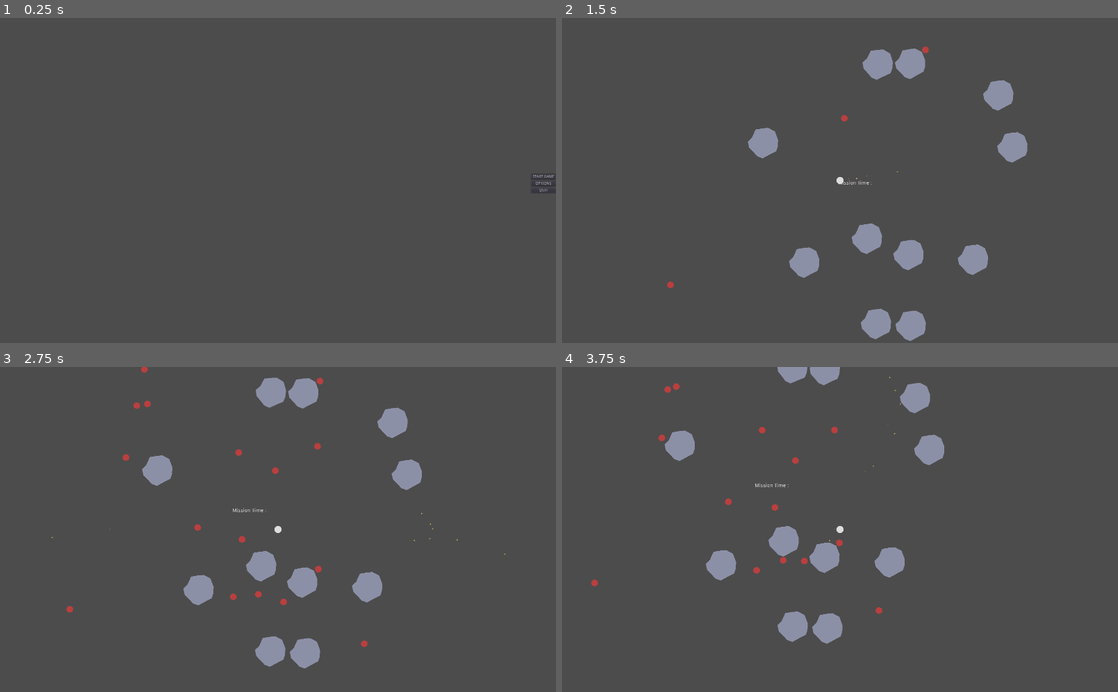
Above: before the commit, frames 1-4 (two rows, left to right).
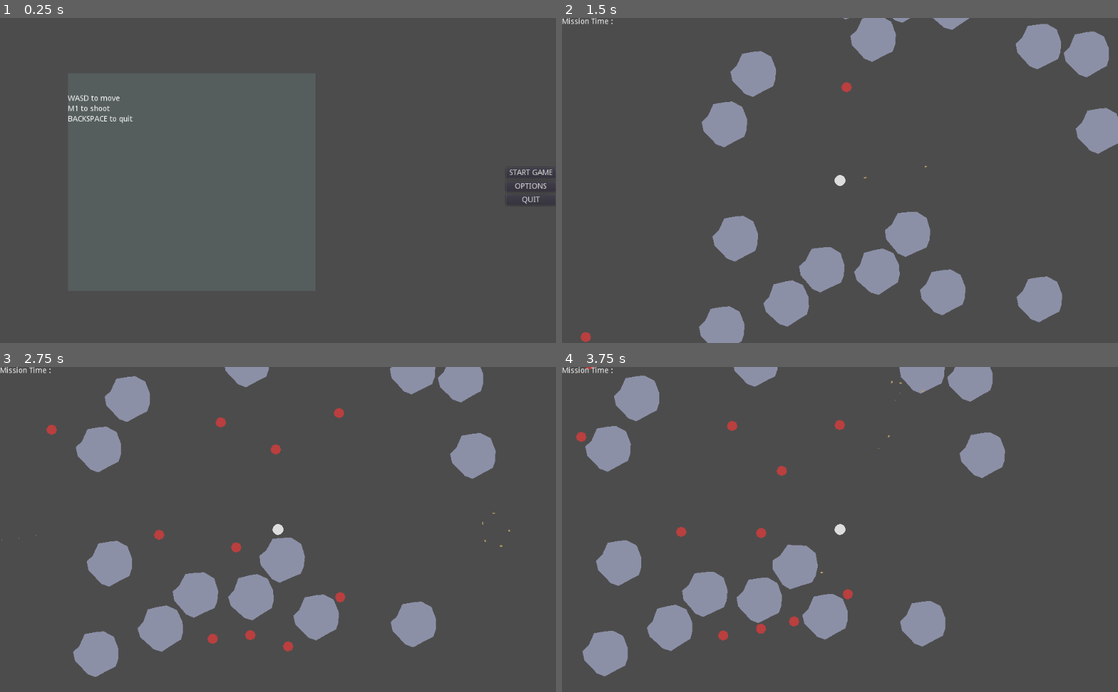
Above: after the commit, the same moments.

Repository: JeanShark-dev/godot-rock-survival
Game: Godot game, scene res://Main.tscn
Two runs of this game, one before a commit and one after it. Both use one fixed random seed, a clock stepped at 60 frames per second and the inputs below.
Inputs (mouse positions are in pixels of both pictures, inside the frame that each line leads up to):
- Up to frame 1 (0.25 s): no input
- Up to frame 2 (1.5 s): click "START GAME" at 0.5 s; move the mouse to (962, 164) at 1.27 s; press the mouse at (962, 164) at 1.28 s; hold D (gp_right) from 1.28 s (still down)
- Up to frame 3 (2.75 s): move the mouse to (166, 545) at 2.02 s; release D (gp_right) at 2.03 s; release the mouse at (166, 545) at 2.03 s; hold S (gp_down) from 2.03 s (still down); click (166, 545) at 2.1 s
- Up to frame 4 (3.75 s): move the mouse to (895, 458) at 2.77 s; release S (gp_down) at 2.78 s; press the mouse at (895, 458) at 2.78 s; hold D (gp_right) 2.78-3.53 s; move the mouse to (812, 594) at 3.52 s; release the mouse at (812, 594) at 3.53 s; hold W (gp_up) from 3.53 s (still down); click (812, 594) at 3.6 s

The runs differ from the first frame. In frame 1, 0.5% of the frame differs, in the area x 12-100%, y 23-58%; in frame 2, 15%, in the area x 0-100%, y 0-100%; in frame 3, 15%; in frame 4, 14%.
Error after the commit: Parse Error: The identifier "missionTime" isn't declared in the current scope. (res://GameUI.gd:21)

Commit message:
possible UI fix + attempt at timer display

Diff:
--- a/9mm.gd
+++ b/9mm.gd
@@ -2,7 +2,7 @@
 
 var direction = Vector2()
 export var speed = 1000
-
+var damage = 20
 var source
 
 func shoot(aim_position, gun_position, fireSource, spread):
@@ -20,8 +20,9 @@
 	get_node("9mmHitbox").disabled = false
 
 func _on_9mm_body_shape_entered(body_id, body, body_shape, local_shape):
-	body.emit_signal("takingDamage", abs(linear_velocity.x+linear_velocity.y)/20, source)
-	$"9mmHitbox".disabled = true
+	body.emit_signal("takingDamage", damage, source)
+	#$"9mmHitbox".disabled = true
+	damage -= damage -1
 	get_node("Deaþtimer").start()
 	get_node("9mmTrail").emitting = false
 
--- /dev/null
+++ b/GameUI.gd
@@ -0,0 +1,23 @@
+extends Control
+
+
+# Declare member variables here. Examples:
+
+
+
+# Called when the node enters the scene tree for the first time.
+func _ready():
+	var missionTimeText = "Mission Time : %s "
+	var missionTime = 0
+	var missionTimeTextTrue = missionTimeText % str(missionTime)
+
+
+# Called every frame. 'delta' is the elapsed time since the previous frame.
+#func _process(delta):
+#	pass
+
+
+func _on_Timer_timeout():
+	missionTime += 1
+	missionTimeText = "Mission Time : "
+	$Label.text = missionTimeText
--- a/GameUI.tscn
+++ b/GameUI.tscn
@@ -1,13 +1,21 @@
-[gd_scene format=2]
+[gd_scene load_steps=2 format=2]
+
+[ext_resource path="res://GameUI.gd" type="Script" id=1]
 
 [node name="GameUI" type="Control"]
 anchor_right = 1.0
 anchor_bottom = 1.0
+script = ExtResource( 1 )
 __meta__ = {
 "_edit_use_anchors_": false
 }
 
 [node name="Label" type="Label" parent="."]
-margin_right = 40.0
+margin_right = 98.0
 margin_bottom = 14.0
 text = "Mission Time : "
+
+[node name="Timer" type="Timer" parent="Label"]
+autostart = true
+
+[connection signal="timeout" from="Label/Timer" to="." method="_on_Timer_timeout"]
--- a/Main.gd
+++ b/Main.gd
@@ -13,15 +13,17 @@
 func _ready():
 	pass
 
-func _process(delta):
-	pass
+func _process(_delta):
+	#$UIContainer/GameUI.set_position()
+	if Input.is_action_just_released("EMERGENCYQUIT"):
+		quitGame()
 
 func startGame():
 	spawnBucket = spawnBucketMax
 	randomize()
 	var player = load("PlayerContainer.tscn").instance()
 	add_child(player)
-	spawnBoulder(rand_range(1,20))
+	spawnBoulder(rand_range(1,40))
 	$SpawnTimer.start()
 
 func spawnEnemy(amount):
@@ -54,13 +56,14 @@
 func _on_MainMenu_GameStart():
 	startGame()
 	$UIContainer/MainMenu.hide()
-	$UIContainer/GameUI.show()
-
 
 func _on_MainMenu_QuitGame():
-	get_tree().quit()
+	quitGame()
 
 
 func _on_MissionTimer_timeout():
 	missionTime += 1
 	print(missionTime)
+
+func quitGame():
+	get_tree().quit()
--- a/Main.tscn
+++ b/Main.tscn
@@ -1,7 +1,6 @@
-[gd_scene load_steps=4 format=2]
+[gd_scene load_steps=3 format=2]
 
 [ext_resource path="res://MainMenu.tscn" type="PackedScene" id=1]
-[ext_resource path="res://GameUI.tscn" type="PackedScene" id=2]
 [ext_resource path="res://Main.gd" type="Script" id=4]
 
 [node name="Main" type="Node"]
@@ -17,14 +16,10 @@
 [node name="UIContainer" type="Control" parent="."]
 anchor_right = 1.0
 anchor_bottom = 1.0
-__meta__ = {
-"_edit_use_anchors_": false
-}
+rect_min_size = Vector2( 720, 480 )
 
 [node name="MainMenu" parent="UIContainer" instance=ExtResource( 1 )]
 
-[node name="GameUI" parent="UIContainer" instance=ExtResource( 2 )]
-visible = false
 [connection signal="timeout" from="SpawnTimer" to="." method="_on_SpawnTimer_timeout"]
 [connection signal="GameStart" from="UIContainer/MainMenu" to="." method="_on_MainMenu_GameStart"]
 [connection signal="QuitGame" from="UIContainer/MainMenu" to="." method="_on_MainMenu_QuitGame"]
--- a/MainMenu.tscn
+++ b/MainMenu.tscn
@@ -21,9 +21,6 @@
 margin_top = -24.0
 margin_bottom = 46.0
 custom_constants/separation = 5
-__meta__ = {
-"_edit_use_anchors_": false
-}
 
 [node name="GameStartButton" type="Button" parent="VBoxContainer"]
 margin_right = 92.0
@@ -44,6 +41,43 @@
 margin_bottom = 70.0
 theme = SubResource( 1 )
 text = "QUIT"
+
+[node name="ColorRect" type="ColorRect" parent="."]
+margin_left = 125.0
+margin_top = 102.0
+margin_right = 581.0
+margin_bottom = 504.0
+color = Color( 0.337255, 0.372549, 0.368627, 1 )
+
+[node name="VBoxContainer" type="VBoxContainer" parent="ColorRect"]
+anchor_top = 0.5
+anchor_right = 1.0
+anchor_bottom = 0.5
+margin_top = -161.0
+margin_bottom = 45.0
+size_flags_horizontal = 3
+size_flags_vertical = 3
+
+[node name="RichTextLabel" type="RichTextLabel" parent="ColorRect/VBoxContainer"]
+margin_right = 456.0
+margin_bottom = 15.0
+text = "WASD to move"
+fit_content_height = true
+
+[node name="RichTextLabel2" type="RichTextLabel" parent="ColorRect/VBoxContainer"]
+margin_top = 19.0
+margin_right = 456.0
+margin_bottom = 34.0
+text = "M1 to shoot"
+fit_content_height = true
+
+[node name="RichTextLabel3" type="RichTextLabel" parent="ColorRect/VBoxContainer"]
+margin_top = 38.0
+margin_right = 456.0
+margin_bottom = 53.0
+text = "BACKSPACE to quit"
+fit_content_height = true
+
 [connection signal="button_down" from="VBoxContainer/GameStartButton" to="." method="_on_GameStartButton_button_down"]
 [connection signal="button_down" from="VBoxContainer/OptionsButton" to="." method="_on_OptionsButton_button_down"]
 [connection signal="button_down" from="VBoxContainer/QuitButton" to="." method="_on_QuitButton_button_down"]
--- a/PlayerContainer.gd
+++ b/PlayerContainer.gd
@@ -2,6 +2,10 @@
 
 var handPosition = Vector2()
 
+func _ready():
+	$Node2D/GameUI.rect_size = OS.window_size
+	$Node2D/GameUI.rect_position = -OS.window_size/2
+
 func _process(_delta):
 	handPosition = get_node("PlayerRBody").position
 	get_node("ProjectileContainer/Gun9mm").set_position(handPosition)
--- a/PlayerContainer.tscn
+++ b/PlayerContainer.tscn
@@ -1,9 +1,10 @@
-[gd_scene load_steps=7 format=2]
+[gd_scene load_steps=8 format=2]
 
 [ext_resource path="res://PlayerMovementBase.gd" type="Script" id=1]
 [ext_resource path="res://Gun9mm.gd" type="Script" id=2]
 [ext_resource path="res://9mm.tscn" type="PackedScene" id=3]
 [ext_resource path="res://PlayerContainer.gd" type="Script" id=4]
+[ext_resource path="res://GameUI.tscn" type="PackedScene" id=5]
 
 [sub_resource type="CircleShape2D" id=1]
 
@@ -27,6 +28,11 @@
 script = ExtResource( 1 )
 baseMoveSpeed = 200.0
 
+[node name="RemoteTransform2D" type="RemoteTransform2D" parent="PlayerRBody"]
+remote_path = NodePath("../../Node2D")
+update_rotation = false
+update_scale = false
+
 [node name="PlayerHitboundary" type="CollisionShape2D" parent="PlayerRBody"]
 shape = SubResource( 1 )
 
@@ -36,10 +42,20 @@
 
 [node name="PlayerView" type="Camera2D" parent="PlayerRBody"]
 current = true
-zoom = Vector2( 0.75, 0.75 )
 
 [node name="PlayerHitbox" type="Area2D" parent="PlayerRBody"]
 gravity_vec = Vector2( 0, 0 )
 
 [node name="HitboxBoundary" type="CollisionShape2D" parent="PlayerRBody/PlayerHitbox"]
 shape = SubResource( 2 )
+
+[node name="Node2D" type="Node2D" parent="."]
+
+[node name="GameUI" parent="Node2D" instance=ExtResource( 5 )]
+anchor_right = 0.0
+anchor_bottom = 0.0
+margin_left = -360.0
+margin_top = -240.0
+margin_right = 360.0
+margin_bottom = 240.0
+rect_min_size = Vector2( 720, 480 )
--- a/project.godot
+++ b/project.godot
@@ -19,8 +19,7 @@
 
 [display]
 
-window/size/width=2048
-window/size/height=1200
+window/size/fullscreen=true
 
 [input]
 
@@ -49,6 +48,16 @@
 "events": [ Object(InputEventMouseButton,"resource_local_to_scene":false,"resource_name":"","device":0,"alt":false,"shi …(212 unchanged characters)…
  ]
 }
+EMERGENCYQUIT={
+"deadzone": 0.5,
+"events": [ Object(InputEventKey,"resource_local_to_scene":false,"resource_name":"","device":0,"alt":false,"shift":false,"control":false,"meta":false,"command":false,"pressed":false,"scancode":16777220,"physical_scancode":0,"unicode":0,"echo":false,"script":null)
+ ]
+}
+DEBUG1={
+"deadzone": 0.5,
+"events": [ Object(InputEventKey,"resource_local_to_scene":false,"resource_name":"","device":0,"alt":false,"shift":false,"control":false,"meta":false,"command":false,"pressed":false,"scancode":16777347,"physical_scancode":0,"unicode":0,"echo":false,"script":null)
+ ]
+}
 
 [physics]
 
